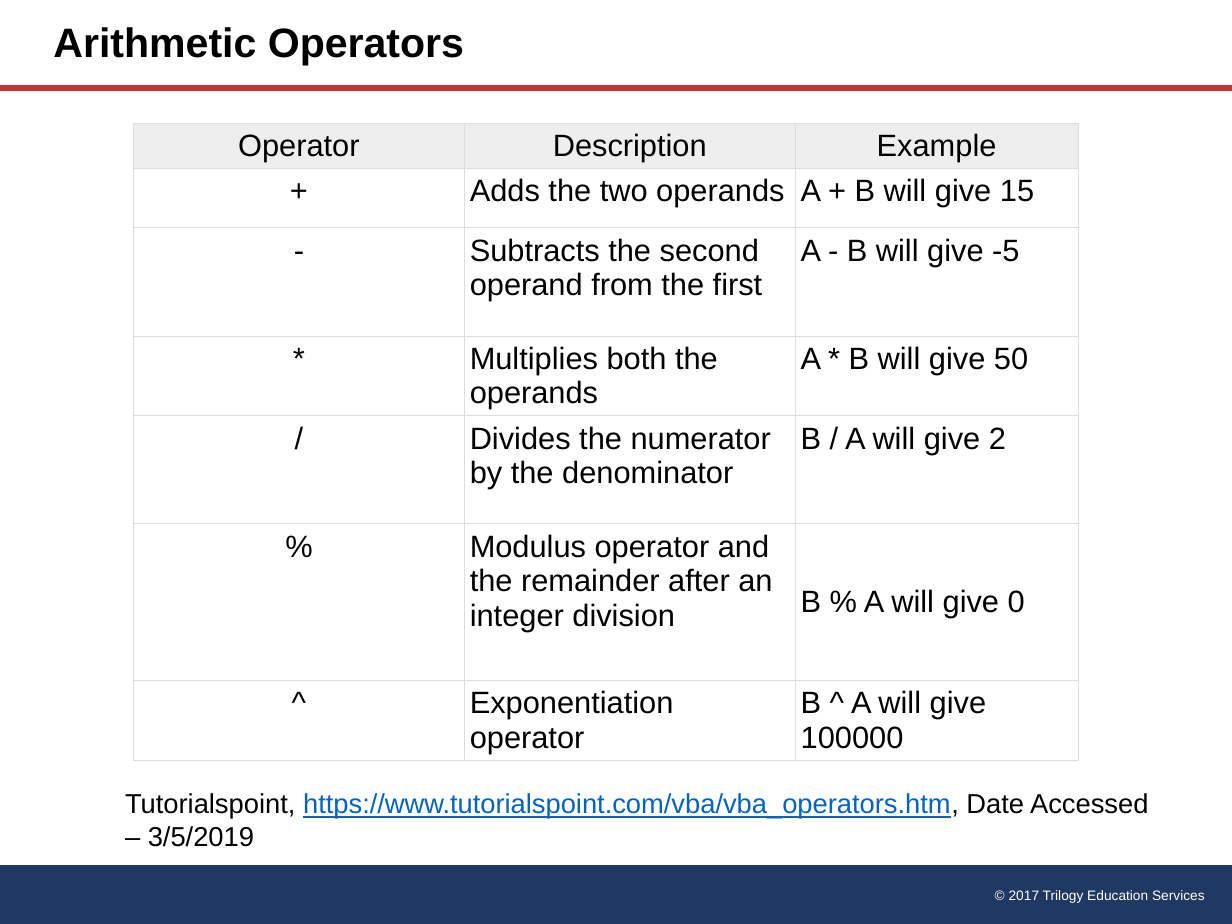
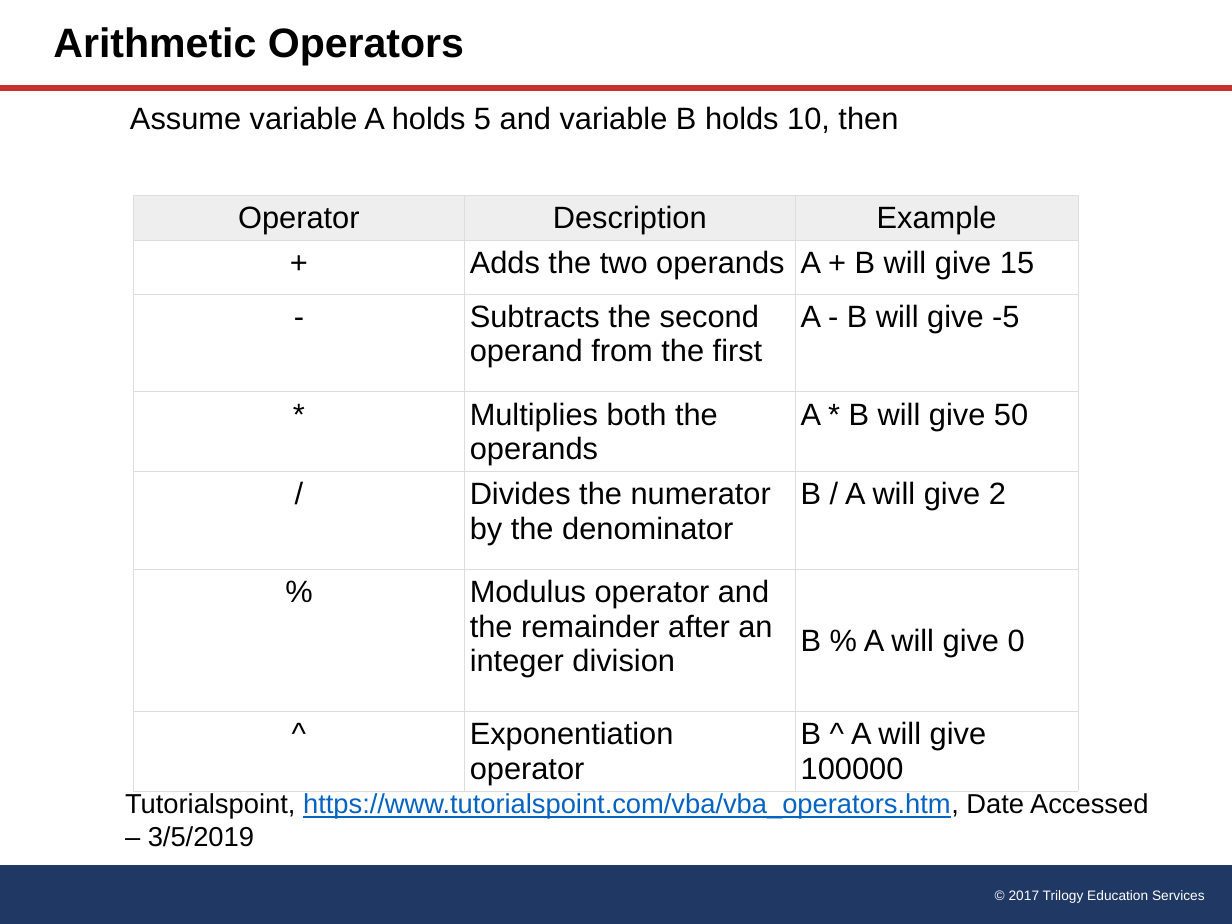
Before and after one commit to lisagee24/matplotlib_HW, a slide deck: slide 2 of 02-VBA-Scripting/3/VBA_Cheat_Sheet.pptx. Drawn at 1232x924 pixels with LibreOffice and Linux fonts; fonts in the diff are those of the drawing. Boxes give left, top, right and bottom in pixels: in the first picture for what was removed or moved away, otherwise in the second. Text is boxed around its words. In the diff, an @@ line names an element or a change of style, - is before the commit and + after.

```diff
--- a/02-VBA-Scripting/3/VBA_Cheat_Sheet.pptx
+++ b/02-VBA-Scripting/3/VBA_Cheat_Sheet.pptx
@@ text added at <box>130,106,898,133</box>, 18 pt, text #000000 @@
+Assume variable A holds 5 and variable B holds 10, then
@@ table: place and size @@
-table at <box>133,123,1078,772</box>
+table at <box>133,195,1078,803</box>
```
Also in this commit, not shown: 3 other slides changed.
